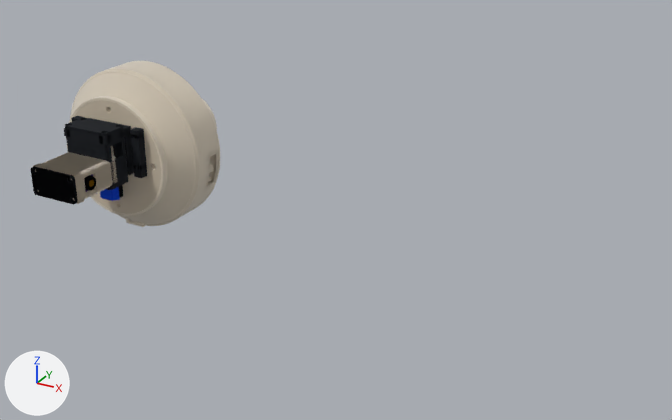
A saved change to the glTF model web/aibo-rig.glb.
One viewpoint serves both versions: a 50 mm camera at (586.0, -689.0, 311.0) aimed at (223.0, -29.0, -19.0). The axes (+X, +Y, +Z) are drawn at lower left. The lights are the same throughout. The first picture is the older version.

The first picture shows 'arm-upper', 'base', 'base-joint', 'cap-base', 'cap-elbow', 'lid', 'shoulder' and 4 more.
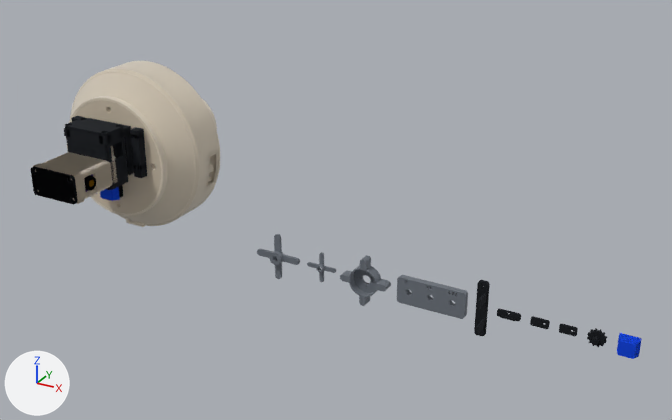
Where the change shows, as pixel boxes (x1, y1, x2, y2) in the pictures (672 x 420 px):
'spline-test', added: after (397, 275, 468, 319)
'horn-adapter', added: after (340, 255, 391, 306)
'spk-clamp', added: after (474, 280, 490, 336)
'horn-mg996r', added: after (257, 234, 300, 279)
'keycap.001', added (blue): after (617, 333, 642, 359)
'horn-sg90', added: after (307, 252, 336, 282)
'yoke-screw', added: after (587, 328, 607, 347)
'mic-tab', added: after (497, 308, 521, 321)
'esp-tab', added: after (530, 316, 550, 329)
'amp-tab', added: after (559, 324, 578, 336)

What changed in the scene script:
```text
Add ob_keycap_001:
    ob_keycap_001 = bpy.data.objects.new('keycap.001', me_keycap_001)  # 2220 vertices, 4470 faces; spans x 471.8..489.6, y -9.0..0.0, z -104.9..-87.1; in mat_keycap_mat_001 (blue #2c6bed)
    ob_keycap_001.location = (0.0, 0.0, 0.0)
Add ob_yoke_screw:
    ob_yoke_screw = bpy.data.objects.new('yoke-screw', me_yoke_screw)  # 4384 vertices, 8756 faces; spans x 447.1..462.8, y -9.5..0.0, z -103.8..-88.2; in mat_yoke_screw_mat (dark grey #3a3d42)
    ob_yoke_screw.location = (0.0, 0.0, 0.0)
Add ob_amp_tab:
    ob_amp_tab = bpy.data.objects.new('amp-tab', me_amp_tab)  # 216 vertices, 432 faces; spans x 423.1..438.1, y -2.0..0.0, z -100.0..-92.0; in mat_amp_tab_mat (dark grey #3a3d42)
    ob_amp_tab.location = (0.0, 0.0, 0.0)
Add ob_esp_tab:
    ob_esp_tab = bpy.data.objects.new('esp-tab', me_esp_tab)  # 216 vertices, 432 faces; spans x 398.1..414.1, y -2.0..0.0, z -100.0..-92.0; in mat_esp_tab_mat (dark grey #3a3d42)
    ob_esp_tab.location = (0.0, 0.0, 0.0)
Add ob_mic_tab:
    ob_mic_tab = bpy.data.objects.new('mic-tab', me_mic_tab)  # 224 vertices, 444 faces; spans x 368.0..389.1, y -3.2..0.0, z -99.5..-92.5; in mat_mic_tab_mat (dark grey #3a3d42)
    ob_mic_tab.location = (0.0, 0.0, 0.0)
Add ob_spk_clamp:
    ob_spk_clamp = bpy.data.objects.new('spk-clamp', me_spk_clamp)  # 360 vertices, 716 faces; spans x 349.0..359.0, y -19.0..0.0, z -122.9..-69.1; in mat_spk_clamp_mat (dark grey #3a3d42)
    ob_spk_clamp.location = (0.0, 0.0, 0.0)
Add ob_spline_test:
    ob_spline_test = bpy.data.objects.new('spline-test', me_spline_test)  # 1332 vertices, 2696 faces; spans x 274.0..340.0, y -6.0..0.0, z -109.0..-83.0; in mat_spline_test_mat (grey #9ba1a9)
    ob_spline_test.location = (0.0, 0.0, 0.0)
Add ob_horn_adapter:
    ob_horn_adapter = bpy.data.objects.new('horn-adapter', me_horn_adapter)  # 880 vertices, 1776 faces; spans x 217.0..265.0, y -10.1..0.0, z -120.0..-72.0; in mat_horn_adapter_mat (grey #9ba1a9)
    ob_horn_adapter.location = (0.0, 0.0, 0.0)
Add ob_horn_sg90:
    ob_horn_sg90 = bpy.data.objects.new('horn-sg90', me_horn_sg90)  # 504 vertices, 1008 faces; spans x 177.0..208.0, y -4.9..0.0, z -111.5..-80.5; in mat_horn_sg90_mat (grey #9ba1a9)
    ob_horn_sg90.location = (0.0, 0.0, 0.0)
Add ob_horn_mg996r:
    ob_horn_mg996r = bpy.data.objects.new('horn-mg996r', me_horn_mg996r)  # 924 vertices, 1848 faces; spans x 120.0..168.0, y -7.3..0.0, z -120.0..-72.0; in mat_horn_mg996r_mat (grey #9ba1a9)
    ob_horn_mg996r.location = (0.0, 0.0, 0.0)
```
